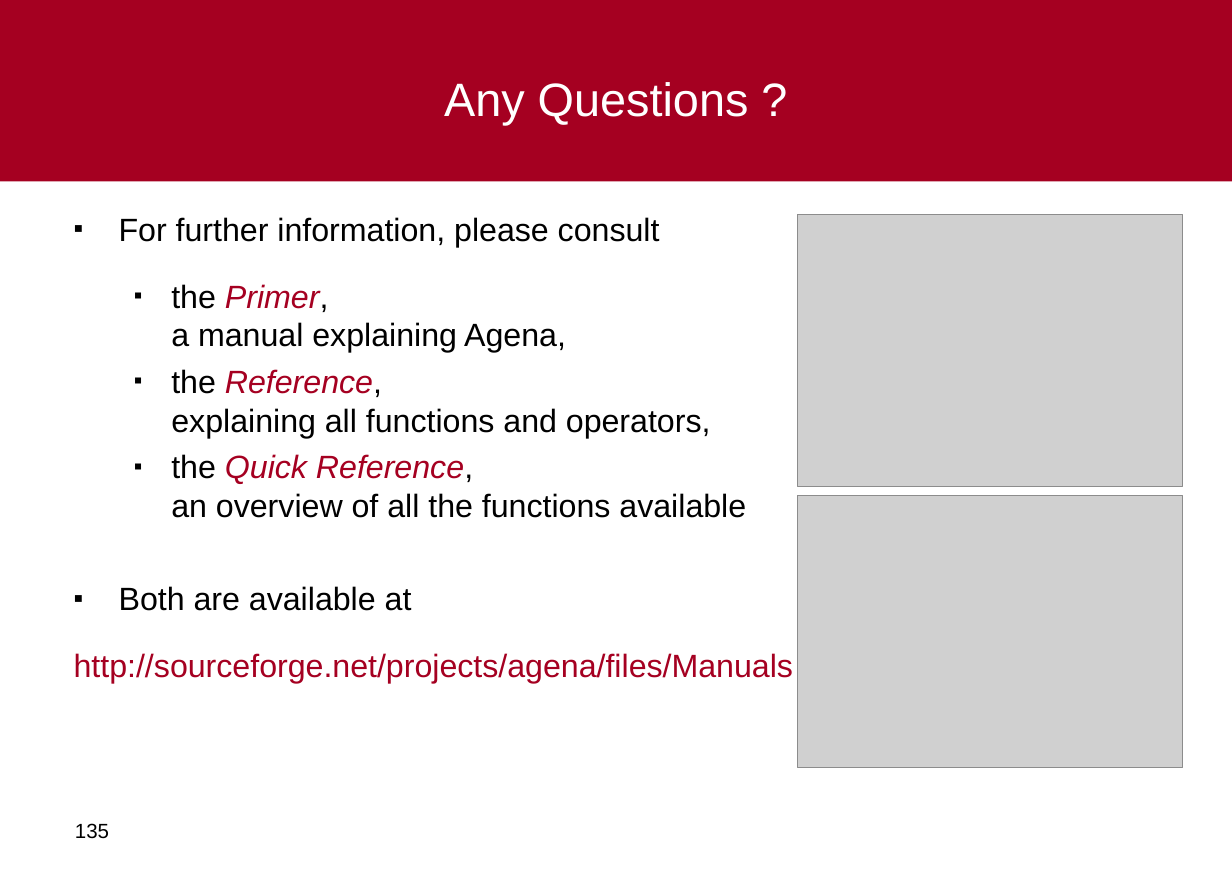
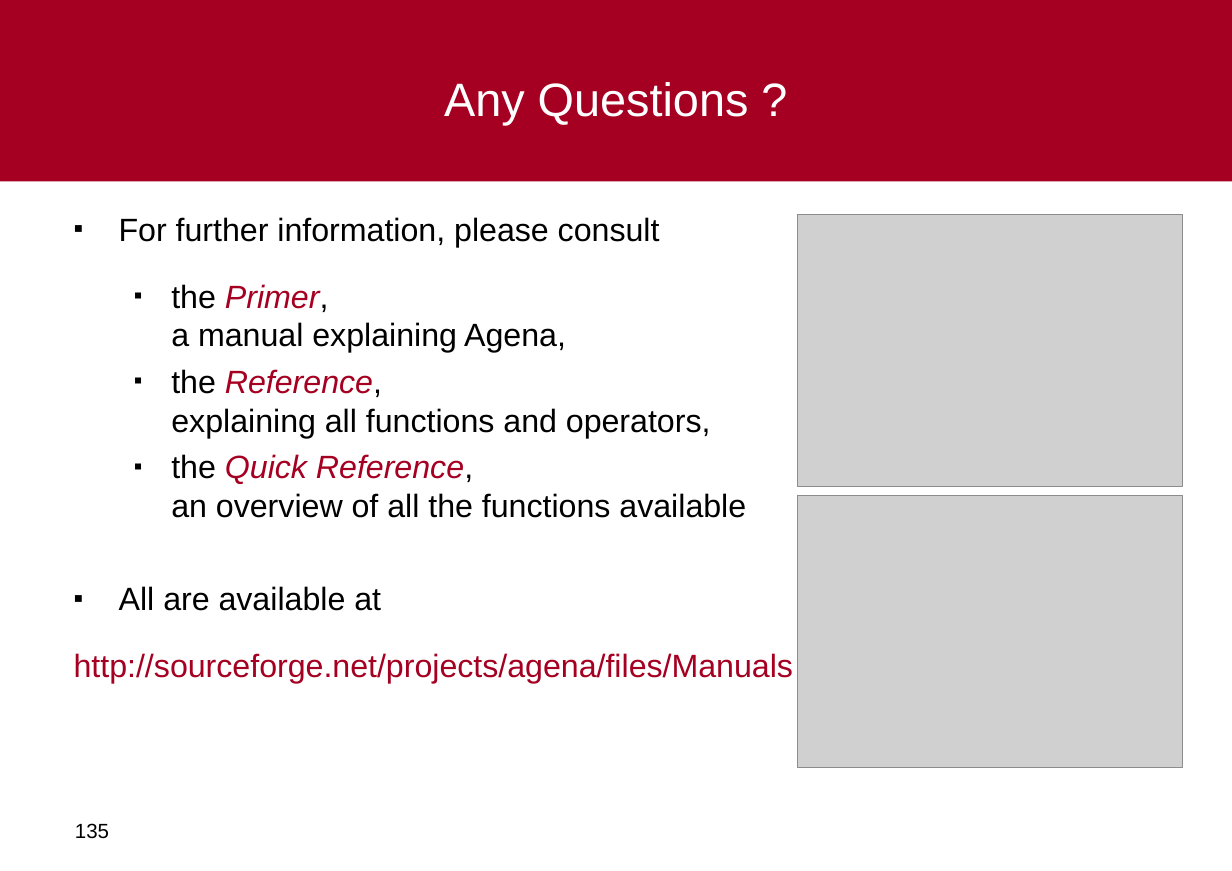
Before and after one commit to al-agena/Agena, a slide deck: slide 135 of doc/agena-crashcourse.ppt. Drawn at 1232x871 pixels with LibreOffice and Linux fonts; fonts in the diff are those of the drawing; grey boxes stand for pictures; background and template pictures are left out. Boxes give left, top, right and bottom in pixels: in the first picture for what was removed or moved away, otherwise in the second. Text is boxed around its words. In the diff, an @@ line names an element or a change of style, - is before the commit and + after.

```diff
--- a/doc/agena-crashcourse.ppt
+++ b/doc/agena-crashcourse.ppt
@@ text at box(119, 586, 381, 611): text changed @@
-▪ Both are available at
+▪ All are available at
```
Also in this commit, not shown: 5 other files.
